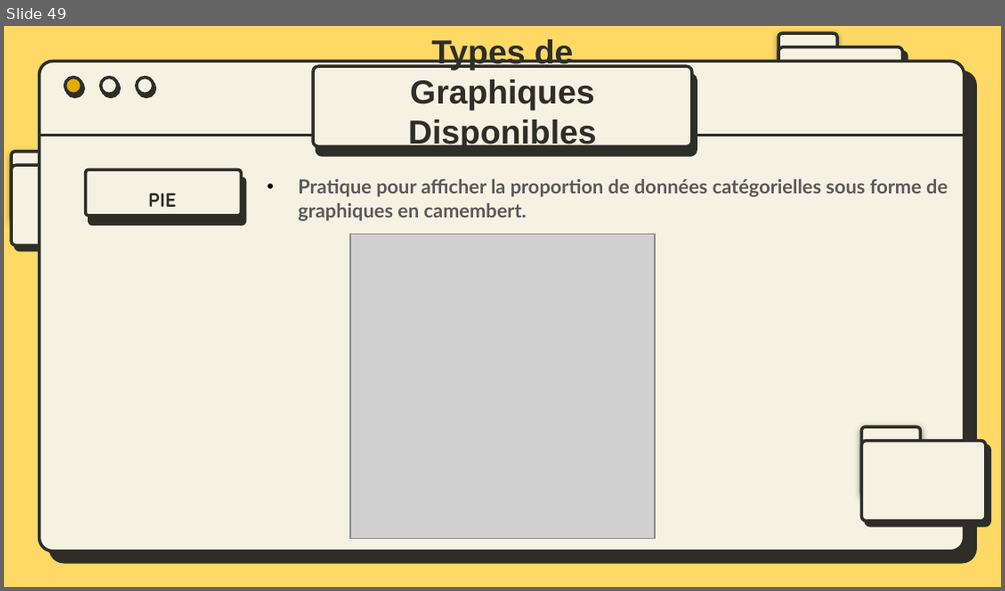
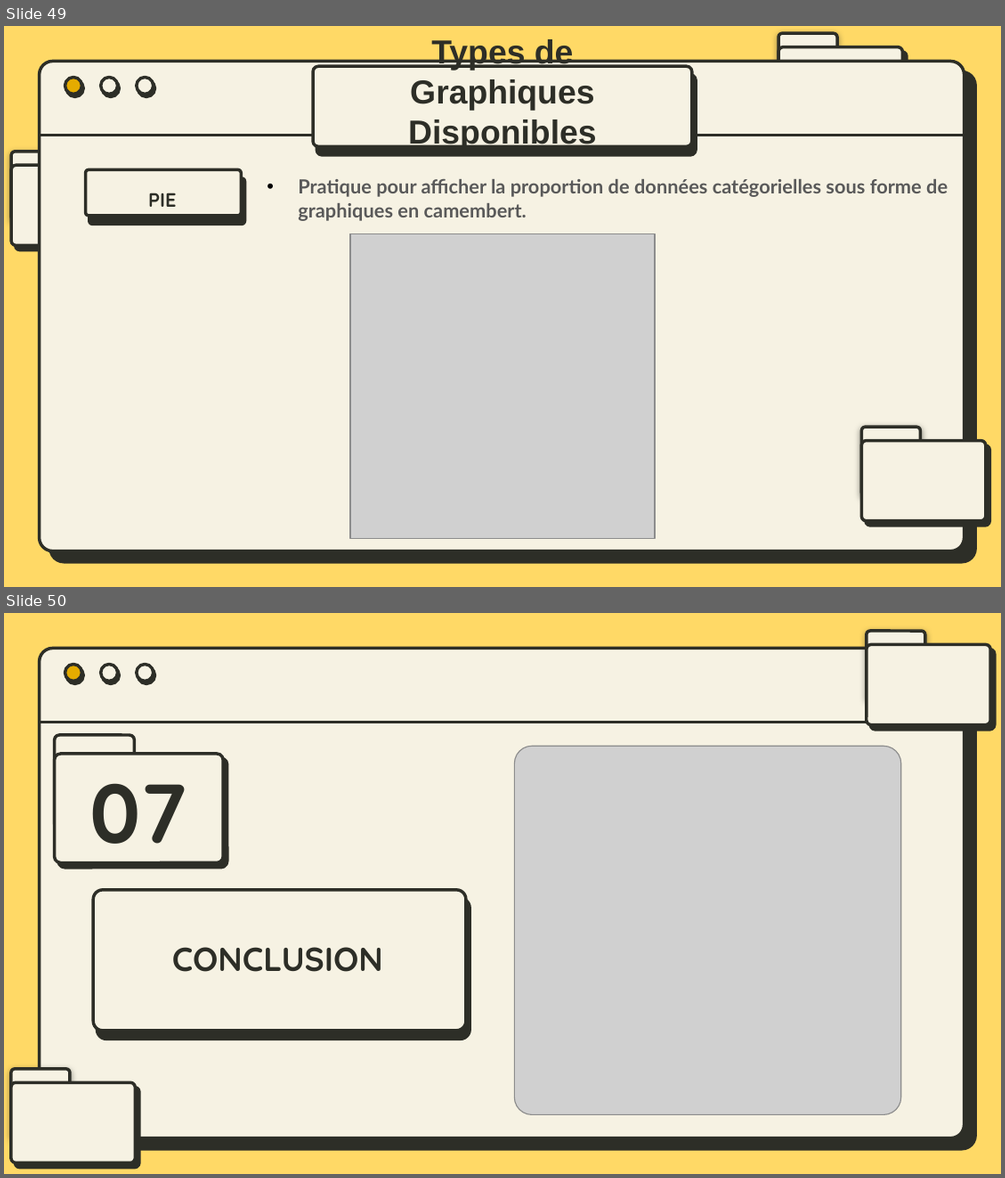
Before and after one commit to bydevmar/Master_MASD_FPO, a slide deck: SEMESTER 1/Modélisation avec Python/M- Pandas/Presentation/Pandas.pptx. Shown one above the other, each under a label of ours: slide 49 before the commit, slides 49 and 50 after it. The pictures are 1005x591 and 1005x1178 pixels, drawn with LibreOffice and Linux fonts; fonts in the diff are those of the drawing; grey boxes stand for pictures. Boxes give left, top, right and bottom in pixels: in the first picture for what was removed or moved away, otherwise in the second. Text is boxed around its words. In the diff, an @@ line names an element or a change of style, - is before the commit and + after.

```diff
--- a/SEMESTER 1/Modélisation avec Python/M- Pandas/Presentation/Pandas.pptx
+++ b/SEMESTER 1/Modélisation avec Python/M- Pandas/Presentation/Pandas.pptx
@@ slide 50 added at (4, 613, 1001, 1174), background #FFD966; not listed: 5 template elements that a slide beside it also shows @@
@@ rounded rectangle added at (866, 631, 925, 699), fill #F6F2E3, outline #2D2E27 2.25 pt @@
@@ rounded rectangle added at (866, 645, 990, 724), fill #F6F2E3, outline #2D2E27 2.25 pt @@
@@ rounded rectangle added at (55, 735, 135, 828), fill #F6F2E3, outline #2D2E27 2.25 pt @@
@@ picture added at (514, 746, 901, 1114) @@
@@ rounded rectangle added at (55, 754, 223, 862), fill #F6F2E3, outline #2D2E27 2.25 pt @@
@@ title added at (89, 783, 187, 865), 60 pt, text #2D2E27, bold @@
+07
@@ rounded rectangle added at (94, 890, 467, 1030), fill #F6F2E3, outline #2D2E27 2.25 pt @@
@@ title added at (172, 947, 383, 972), 24 pt, text #2D2E27, bold @@
+CONCLUSION
@@ rounded rectangle added at (11, 1069, 70, 1137), fill #F6F2E3, outline #2D2E27 2.25 pt @@
@@ rounded rectangle added at (11, 1083, 135, 1162), fill #F6F2E3, outline #2D2E27 2.25 pt @@
```
Also in this commit, not shown: 7 slides changed, 1 other slide added, 2 other files.
